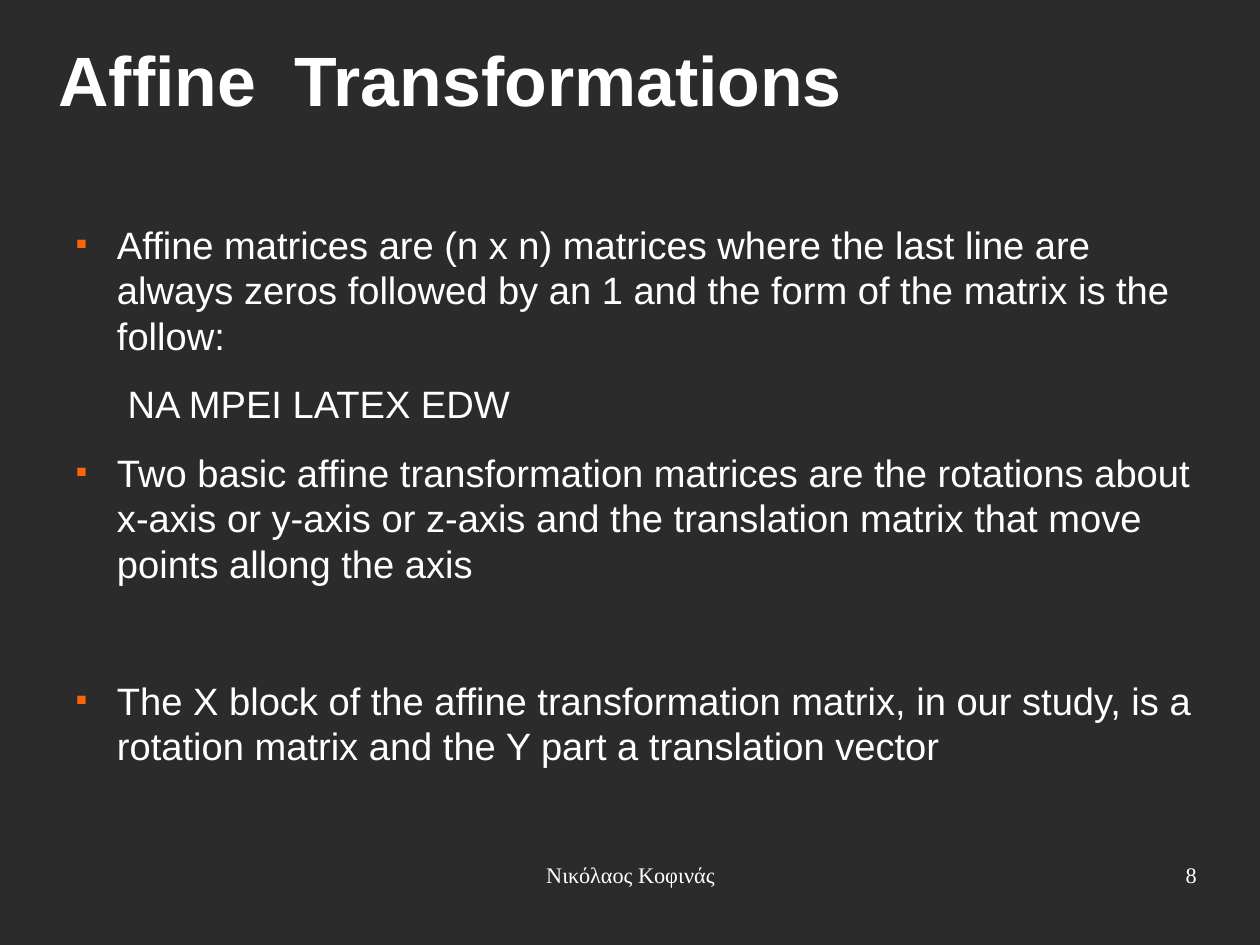
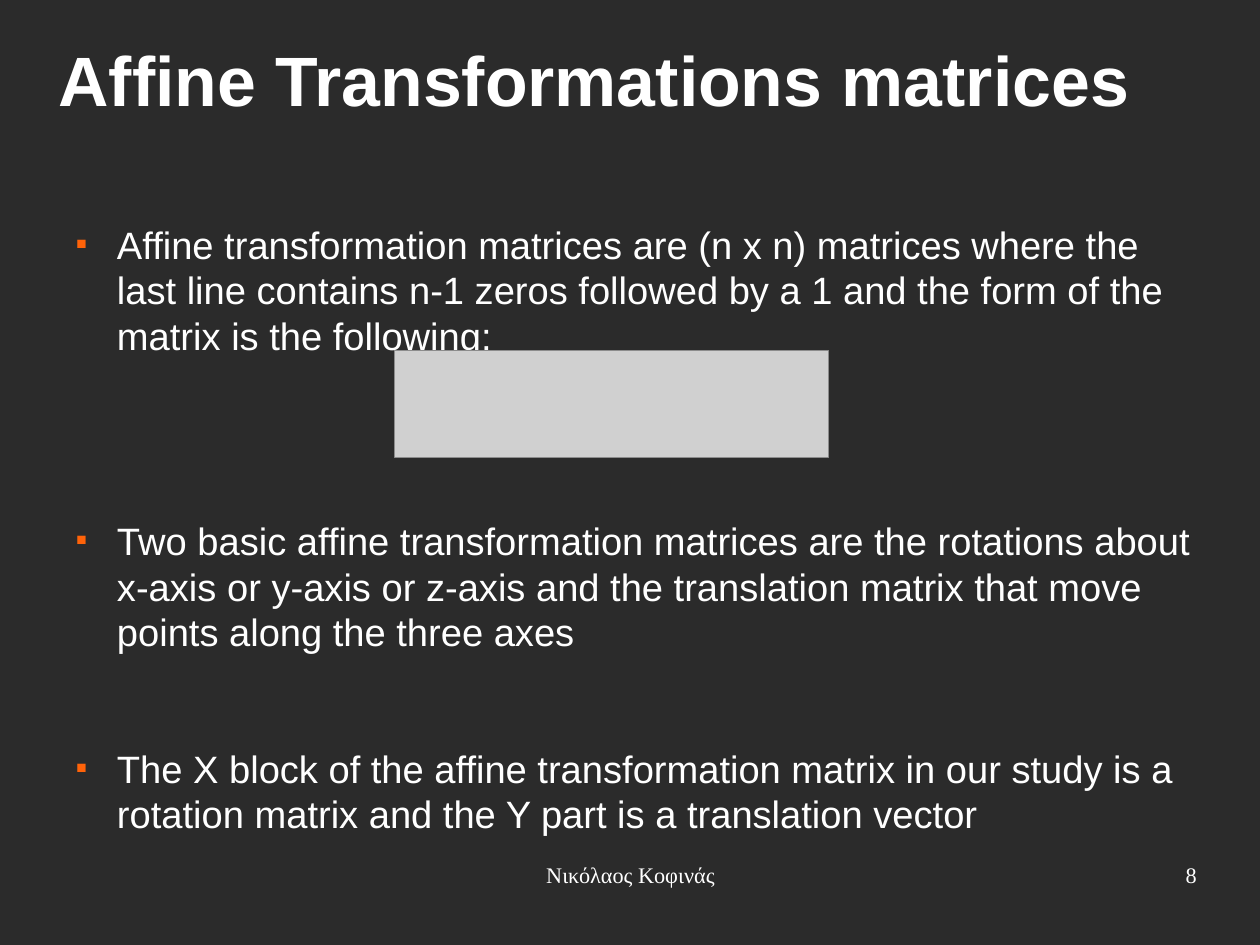
Before and after one commit to eldr4d/MyThesis, a slide deck: slide 8 of presentation.odp. Drawn at 1260x945 pixels with LibreOffice and Linux fonts; fonts in the diff are those of the drawing; grey boxes stand for pictures; background and template pictures are left out; a plain dark background stands for a picture behind light text. Boxes give left, top, right and bottom in pixels: in the first picture for what was removed or moved away, otherwise in the second. Text is boxed around its words. In the diff, an @@ line names an element or a change of style, - is before the commit and + after.

```diff
--- a/presentation.odp
+++ b/presentation.odp
@@ title at [59, 55, 1129, 107]: text changed @@
-Affine Transformations
+Affine Transformations matrices
@@ text at [117, 231, 1189, 836]: text changed @@
-■ Affine matrices are (n x n) matrices where the last line are always zeros followed by an 1 and the form of the matrix is the follow:
-NA MPEI LATEX EDW
-■ Two basic affine transformation matrices are the rotations about x-axis or y-axis or z-axis and the translation matrix that move points allong the axis
-■ The X block of the affine transformation matrix, in our study, is a rotation matrix and the Y part a translation vector
+■ Affine transformation matrices are (n x n) matrices where the last line contains n-1 zeros followed by a 1 and the form of the matrix is the following:
+■ Two basic affine transformation matrices are the rotations about x-axis or y-axis or z-axis and the translation matrix that move points along the three axes
+■ The X block of the affine transformation matrix in our study is a rotation matrix and the Y part is a translation vector
@@ picture added at [394, 351, 829, 457] @@
```
Also in this commit, not shown: 17 other slides changed, 5 slides added, 2 slides removed.
